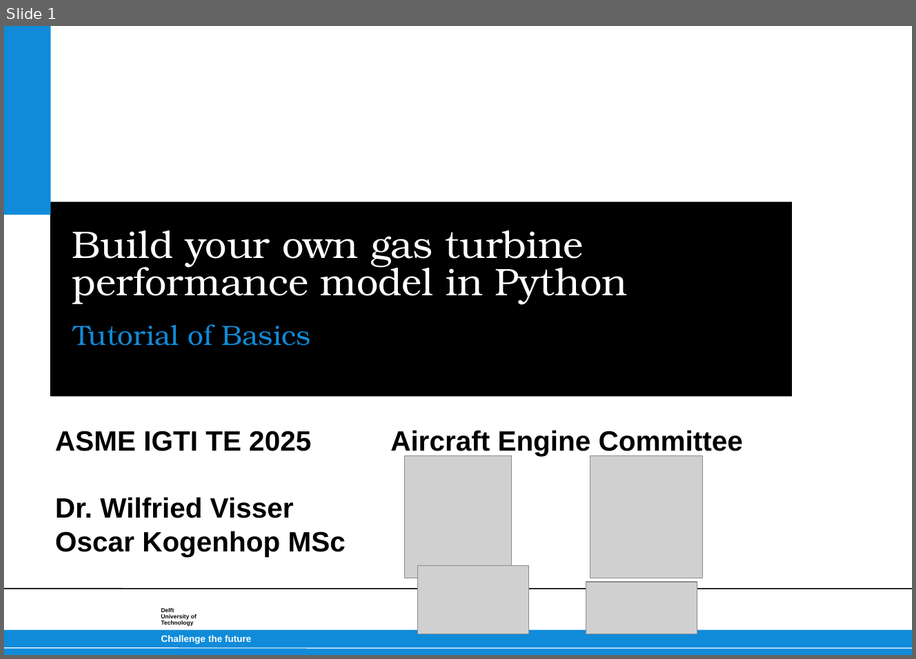
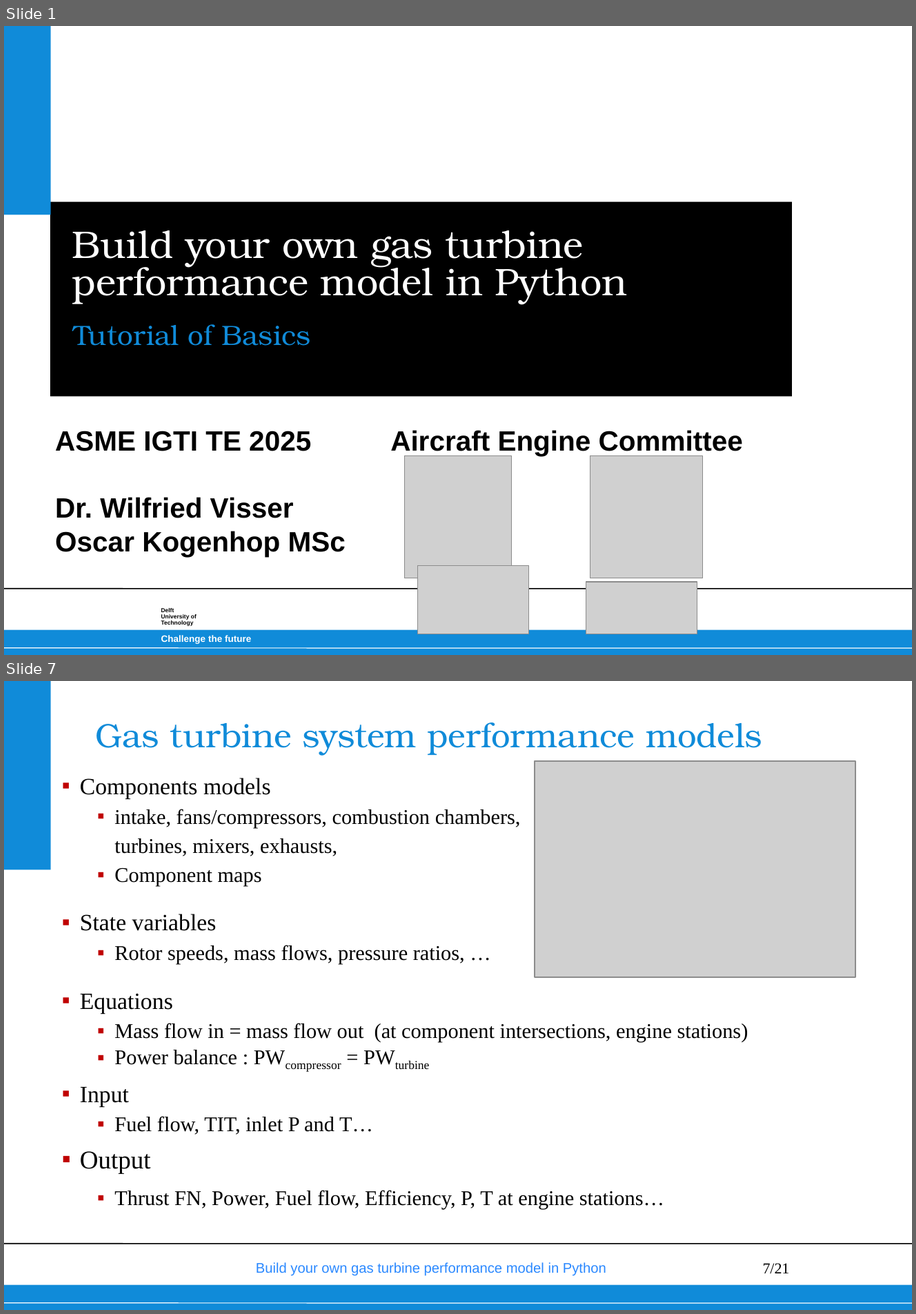
Before and after one commit to wvisser1958/GSPy, a slide deck: doc/Build your own gas turbine performance model from scratch.pptx. Shown one above the other, each under a label of ours: slide 1 before the commit, slides 1 and 7 after it; the slides between them are not shown. The pictures are 916x659 and 916x1314 pixels, drawn with LibreOffice and Linux fonts; fonts in the diff are those of the drawing; grey boxes stand for pictures; background and template pictures are left out. Boxes give left, top, right and bottom in pixels: in the first picture for what was removed or moved away, otherwise in the second. Text is boxed around its words. In the diff, an @@ line names an element or a change of style, - is before the commit and + after.

```diff
--- a/doc/Build your own gas turbine performance model from scratch.pptx
+++ b/doc/Build your own gas turbine performance model from scratch.pptx
@@ slide 7 added at (4,681,912,1310), background #FFFFFF; not listed: 4 template elements that a slide beside it also shows @@
@@ title added at (95,722,762,755), 29 pt, text #108BD9 @@
+Gas turbine system performance models
@@ picture added at (535,762,856,978) @@
@@ text added at (80,778,749,1210), 18 pt, text #000000 @@
+▪ Components models
+  ▪ intake, fans/compressors, combustion chambers,
+    turbines, mixers, exhausts,
+  ▪ Component maps
+▪ State variables
+  ▪ Rotor speeds, mass flows, pressure ratios, …
+▪ Equations
+  ▪ Mass flow in = mass flow out (at component intersections, engine stations)
+  ▪ Power balance : PWcompressor = PWturbine
+▪ Input
+  ▪ Fuel flow, TIT, inlet P and T…
+▪ Output
+  ▪ Thrust FN, Power, Fuel flow, Efficiency, P, T at engine stations…
@@ text added at (256,1262,606,1276), 12 pt, text #2B89FF @@
+Build your own gas turbine performance model in Python
@@ text added at (263,1262,528,1275), 13 pt, text #108BD9 @@
+Chapter 8: Performance Characteristics
@@ page number added at (763,1263,790,1273), 13 pt, text #000000 @@
+7/21
```
Also in this commit, not shown: 6 slides changed, 3 other slides added.
